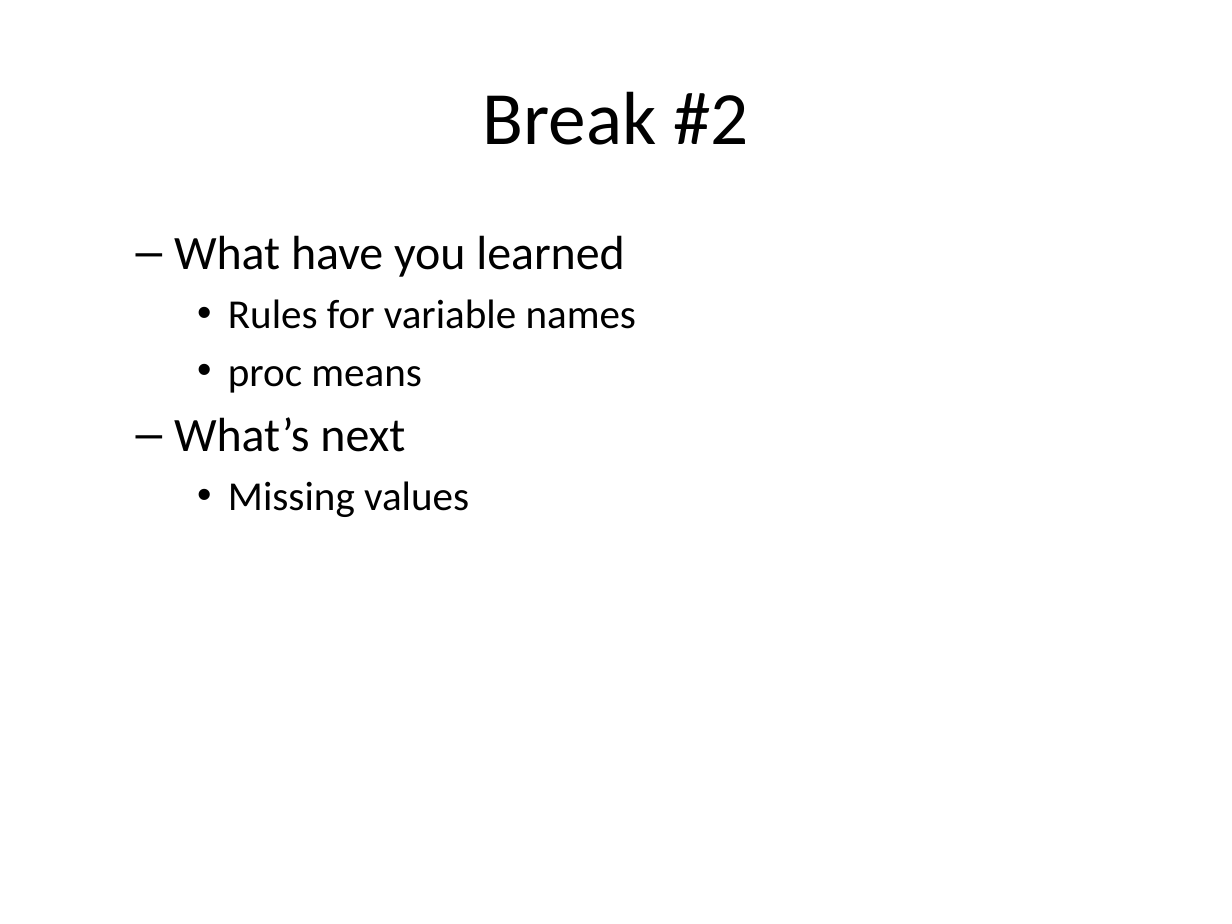
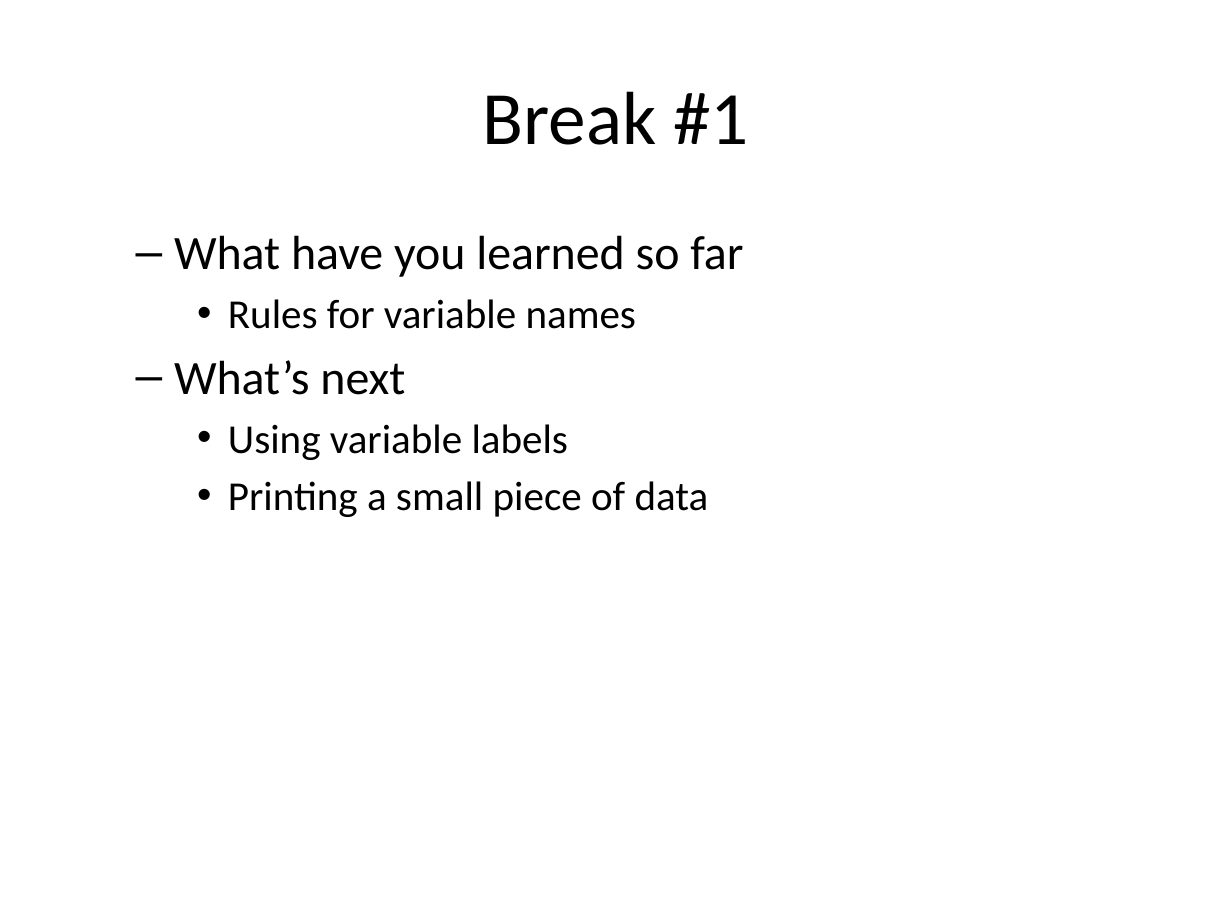
Before and after one commit to pmean/introduction-to-SAS, a slide deck: slide 12 of results/m02-slides-and-speaker-notes.pptx (slide 18 before the commit). Drawn at 1232x924 pixels with LibreOffice and Linux fonts; fonts in the diff are those of the drawing. Boxes give left, top, right and bottom in pixels: in the first picture for what was removed or moved away, otherwise in the second. Text is boxed around its words. In the diff, an @@ line names an element or a change of style, - is before the commit and + after.

```diff
--- a/results/m02-slides-and-speaker-notes.pptx
+++ b/results/m02-slides-and-speaker-notes.pptx
@@ title at (483, 91, 749, 145): text changed @@
-Break #2
+Break #1
@@ text at (174, 235, 743, 277): text changed @@
-  – What have you learned
+  – What have you learned so far
@@ text at (228, 366, 422, 393): paragraph removed @@
-    • proc means
@@ text at (228, 424, 709, 517): text changed @@
-    • Missing values
+    • Using variable labels
+    • Printing a small piece of data
```
Also in this commit, not shown: 27 other slides changed, 23 slides added, 26 slides removed, 29 other files.
